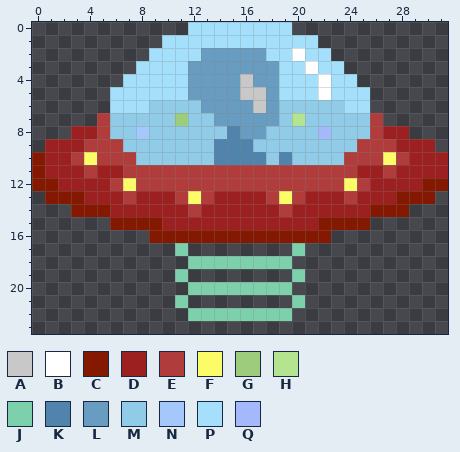
One commit to this pixel-art sprite: src/construct/Animations/player/ship0/000.png. This is how it looked before the edit.
The file is 32x24 pixels.
Palette (. is transparent): A #c8c8c8  B #ffffff  C #841800  D #9c2020  E #b03c3c  F #fcfc68  G #9ccc7c  H #b4e490  J #7cd0ac  K #5084ac  L #689cc0  M #90cce8  N #a4c8fc  P #a4e0fc  Q #a4b8fc
Pixels before, first column x 0:
 0 ............PPPPPPPP............
 1 ..........PPPPPPPPPPPP..........
 2 .........PPPPLLLLLPPBPP.........
 3 ........PPPPLLLLLLLPPBPP........
 4 .......PPPPPLLLLALLPPPBPP.......
 5 ......PPPPPPLLLLAALPPPBPPP......
 6 ......PPPMMMMLLLLALMMMMMPP......
 7 .....EMMMMMGMMLLLLLMHMMMMME.....
 8 ...DDEMMNMMMMMMKLLMMMMQMMMEDD...
 9 .DDDEEEMMMMMMMKKKMMMMMMMMEEEDDD.
10 CDDEFEEEMMMMMMKKKKMKMMMMEEEFEDDD
11 CDDDEDDEEEEEEEEEEEEEEEEEEDDEDDDD
12 CCDDDDEFEEEEEEEEEEEEEEEEFEDDDDCC
13 .CCCDDDEDDDEFEDDDDEFEDDDEDDDCCC.
14 ...CCCDDDDDDEDDDDDDEDDDDDDCCC...
15 ......CCCCDDDDDDDDDDDDCCCC......
16 .........CCCCCCCCCCCCCC.........
17 ...........J........J...........
18 ............JJJJJJJJ............
19 ...........J........J...........
20 ............JJJJJJJJ............
21 ...........J........J...........
22 ............JJJJJJJJ............
And afterwards:
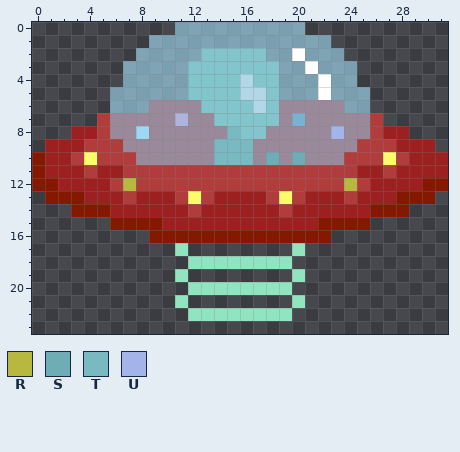
Colours new in this view: R #b8b840  S #6eacb6  T #79b9c1  U #a2b4e9
The exact change:
Colour A changes from #c8c8c8 to #b2d7e8.
Colour G changes from #9ccc7c to #afb4de.
Colour H changes from #b4e490 to #79b1d2.
Colour J changes from #7cd0ac to #90e4c0.
Colour L changes from #689cc0 to #83c5cc.
Colour M changes from #90cce8 to #99899a.
Colour N changes from #a4c8fc to #9cd8f4.
Colour P changes from #a4e0fc to #a2def89c.
The edit turns colour K into colour M in row 10 at x 17 and 19.
The edit turns colour Q into colour M in row 8 at x 22.
There is now colour P in row 0 at x 11 and 20; in row 1 at x 9 and 22; in row 2 at x 8 and 23; in row 3 at x 7 and 24.
The edit turns colour F into colour R in row 12 at x 7 and 24.
The edit turns colour M into colour S in row 10 at x 18 and 20.
The edit turns colour K into colour T in row 8 at x 15; in rows 9 to 10 at x 14 to 16.
The edit turns colour M into colour U in row 8 at x 23.
Where, in picture pixels (left, top, right, bottom), the same in both pictures:
changed: (110, 22, 370, 321)
